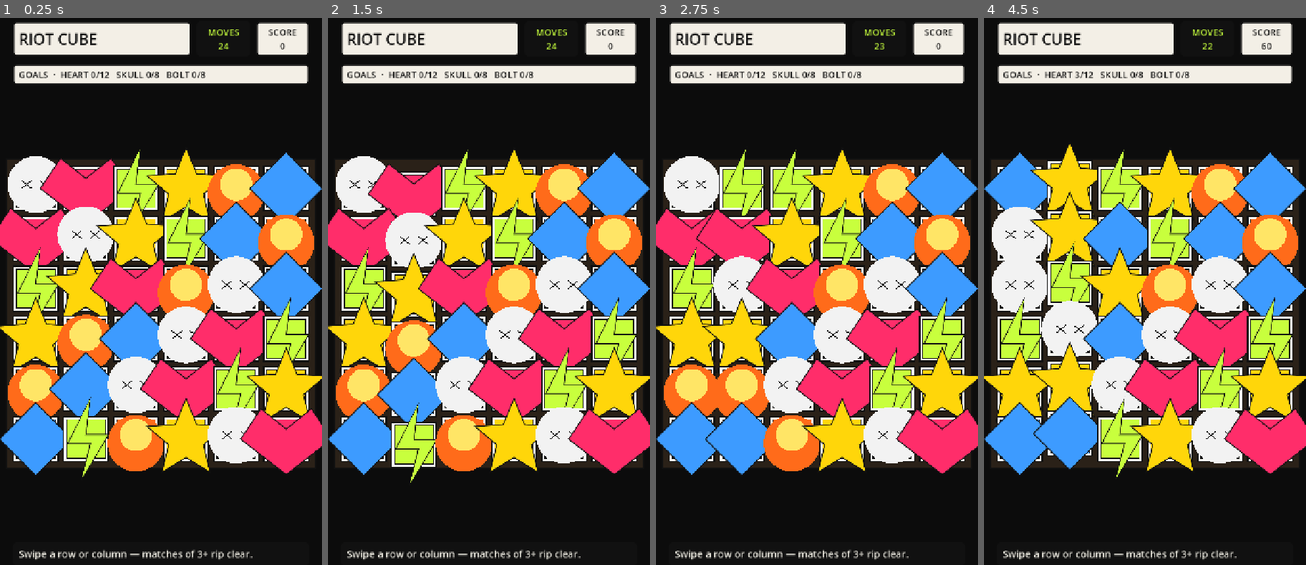
Above: before the commit, frames 1-4 (left to right).
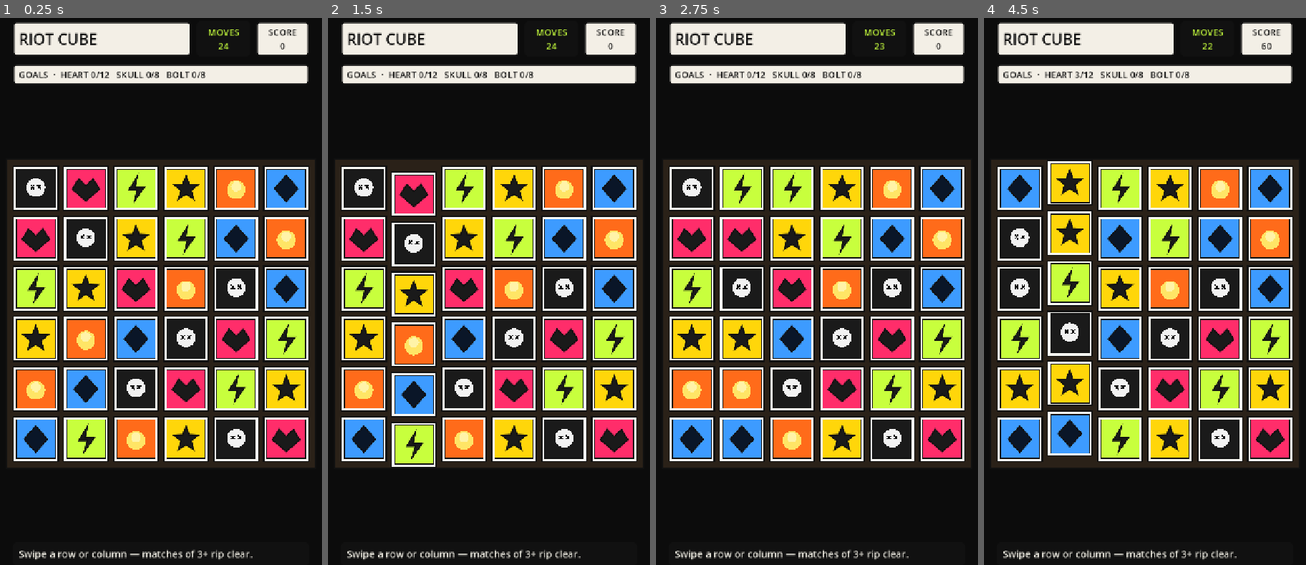
Above: after the commit, the same moments.

Repository: A123456D/SKITZ-GAMES
Game: Godot game, scene res://scenes/game.tscn
The game is run twice, just before and just after one commit, with the same random seed, the same clock (stepped at 60 frames per second) and the same inputs.
Inputs (mouse positions are in pixels of both pictures, inside the frame that each line leads up to):
- Up to frame 1 (0.25 s): no input
- Up to frame 2 (1.5 s): tap Enter at 0.5 s; drag from (489, 313) to (521, 165) at 0.52 s; tap Space at 1.25 s; drag from (424, 318) to (472, 406) at 1.27 s
- Up to frame 3 (2.75 s): move the mouse to (849, 165) at 2.02 s; click (849, 165) at 2.17 s
- Up to frame 4 (4.5 s): tap Enter at 2.75 s; drag from (1128, 406) to (1048, 203) at 2.77 s; move the mouse to (1241, 379) at 3.52 s; click (1241, 379) at 3.67 s; tap Space at 4.25 s; drag from (1048, 203) to (1096, 149) at 4.27 s

The runs differ from the first frame. In frame 1, 26% of the frame differs, in the area x 0-100%, y 24-84%; in frame 2, 26%, in the area x 0-100%, y 24-85%; in frame 3, 26%; in frame 4, 25%.

Commit message:
Fix oversized RIOT CUBE sticker icons in Godot.
Icon drawing used an extra scale factor that blew glyphs past cell bounds and made the board unreadable.

Co-authored-by: Cursor <cursoragent@cursor.com>

Diff:
--- a/riot-cube/godot/scripts/ui/board_view.gd
+++ b/riot-cube/godot/scripts/ui/board_view.gd
@@ -208,62 +208,66 @@
 	draw_rect(outer, Color("#111111"), false, 3.0)
 	draw_rect(inner, cols["fill"], true)
 	draw_rect(inner, Color("#111111"), false, 2.0)
-	_draw_icon(kind, outer.get_center(), s / 92.0)
+	_draw_icon(kind, outer.get_center(), s)
 	if flash > 0.0:
 		draw_rect(outer, Color(1, 1, 1, 0.35 * flash), true)
 
 
-func _draw_icon(kind: String, center: Vector2, scale: float) -> void:
-	var cols: Dictionary = TileKind.colors(kind)
+## Icons fit inside the sticker face. `s` is cell size in pixels.
+func _draw_icon(kind: String, center: Vector2, s: float) -> void:
+	var u := s * 0.28
+	var ink := Color("#111111")
+	var lw := maxf(1.5, s * 0.03)
 	match kind:
 		TileKind.HEART:
+			# Contrast glyph on pink face
 			var pts := PackedVector2Array([
-				center + Vector2(0, 14) * scale * 5.0,
-				center + Vector2(-18, 0) * scale * 5.0,
-				center + Vector2(-10, -12) * scale * 5.0,
-				center + Vector2(0, -4) * scale * 5.0,
-				center + Vector2(10, -12) * scale * 5.0,
-				center + Vector2(18, 0) * scale * 5.0,
+				center + Vector2(0, 0.95) * u,
+				center + Vector2(-1.05, 0.05) * u,
+				center + Vector2(-0.55, -0.75) * u,
+				center + Vector2(0, -0.2) * u,
+				center + Vector2(0.55, -0.75) * u,
+				center + Vector2(1.05, 0.05) * u,
 			])
-			draw_colored_polygon(pts, cols["fill"])
-			draw_polyline(pts + PackedVector2Array([pts[0]]), Color("#111111"), 2.0, true)
+			draw_colored_polygon(pts, Color("#1a1a1a"))
+			draw_polyline(pts + PackedVector2Array([pts[0]]), ink, lw, true)
 		TileKind.BOLT:
 			var pts := PackedVector2Array([
-				center + Vector2(2, -18) * scale * 4.5,
-				center + Vector2(-8, 2) * scale * 4.5,
-				center + Vector2(2, 2) * scale * 4.5,
-				center + Vector2(-2, 18) * scale * 4.5,
-				center + Vector2(10, -2) * scale * 4.5,
-				center + Vector2(0, -2) * scale * 4.5,
+				center + Vector2(0.15, -1.05) * u,
+				center + Vector2(-0.55, 0.1) * u,
+				center + Vector2(0.1, 0.1) * u,
+				center + Vector2(-0.15, 1.05) * u,
+				center + Vector2(0.65, -0.1) * u,
+				center + Vector2(-0.05, -0.1) * u,
 			])
-			draw_colored_polygon(pts, cols["fill"])
-			draw_polyline(pts + PackedVector2Array([pts[0]]), Color("#111111"), 2.0, true)
+			draw_colored_polygon(pts, Color("#1a1a1a"))
+			draw_polyline(pts + PackedVector2Array([pts[0]]), ink, lw, true)
 		TileKind.STAR:
 			var pts := PackedVector2Array()
 			for i in 5:
 				var a := -PI / 2.0 + float(i) * TAU / 5.0
 				var b := a + PI / 5.0
-				pts.append(center + Vector2(cos(a), sin(a)) * 18.0 * scale * 4.5)
-				pts.append(center + Vector2(cos(b), sin(b)) * 8.0 * scale * 4.5)
-			draw_colored_polygon(pts, cols["fill"])
-			draw_polyline(pts + PackedVector2Array([pts[0]]), Color("#111111"), 2.0, true)
+				pts.append(center + Vector2(cos(a), sin(a)) * u)
+				pts.append(center + Vector2(cos(b), sin(b)) * u * 0.42)
+			draw_colored_polygon(pts, Color("#1a1a1a"))
+			draw_polyline(pts + PackedVector2Array([pts[0]]), ink, lw, true)
 		TileKind.DIAMOND:
 			var pts := PackedVector2Array([
-				center + Vector2(0, -16) * scale * 4.5,
-				center + Vector2(16, 0) * scale * 4.5,
-				center + Vector2(0, 16) * scale * 4.5,
-				center + Vector2(-16, 0) * scale * 4.5,
+				center + Vector2(0, -1.0) * u,
+				center + Vector2(0.9, 0) * u,
+				center + Vector2(0, 1.0) * u,
+				center + Vector2(-0.9, 0) * u,
 			])
-			draw_colored_polygon(pts, cols["fill"])
-			draw_polyline(pts + PackedVector2Array([pts[0]]), Color("#111111"), 2.0, true)
+			draw_colored_polygon(pts, Color("#0a1628"))
+			draw_polyline(pts + PackedVector2Array([pts[0]]), ink, lw, true)
 		TileKind.FLAME:
-			draw_circle(center + Vector2(0, 2) * scale * 4.0, 14.0 * scale * 4.0, cols["fill"])
-			draw_circle(center + Vector2(0, -2) * scale * 4.0, 8.0 * scale * 4.0, cols["accent"])
+			draw_circle(center + Vector2(0, 0.1) * u, u * 0.72, Color("#ffe566"))
+			draw_circle(center + Vector2(0, -0.15) * u, u * 0.38, Color("#fff3a8"))
 		TileKind.SKULL:
-			draw_circle(center + Vector2(0, -2) * scale * 4.0, 14.0 * scale * 4.0, Color("#f2f2f2"))
-			draw_line(center + Vector2(-7, -4) * scale * 4.0, center + Vector2(-2, 0) * scale * 4.0, Color("#111111"), 2.0)
-			draw_line(center + Vector2(-2, -4) * scale * 4.0, center + Vector2(-7, 0) * scale * 4.0, Color("#111111"), 2.0)
-			draw_line(center + Vector2(2, -4) * scale * 4.0, center + Vector2(7, 0) * scale * 4.0, Color("#111111"), 2.0)
-			draw_line(center + Vector2(7, -4) * scale * 4.0, center + Vector2(2, 0) * scale * 4.0, Color("#111111"), 2.0)
+			draw_circle(center + Vector2(0, -0.08) * u, u * 0.72, Color("#f2f2f2"))
+			draw_line(center + Vector2(-0.38, -0.28) * u, center + Vector2(-0.12, 0.02) * u, ink, lw)
+			draw_line(center + Vector2(-0.12, -0.28) * u, center + Vector2(-0.38, 0.02) * u, ink, lw)
+			draw_line(center + Vector2(0.12, -0.28) * u, center + Vector2(0.38, 0.02) * u, ink, lw)
+			draw_line(center + Vector2(0.38, -0.28) * u, center + Vector2(0.12, 0.02) * u, ink, lw)
 		_:
-			draw_circle(center, 10.0 * scale * 4.0, cols["fill"])
+			draw_circle(center, u * 0.45, Color("#1a1a1a"))
